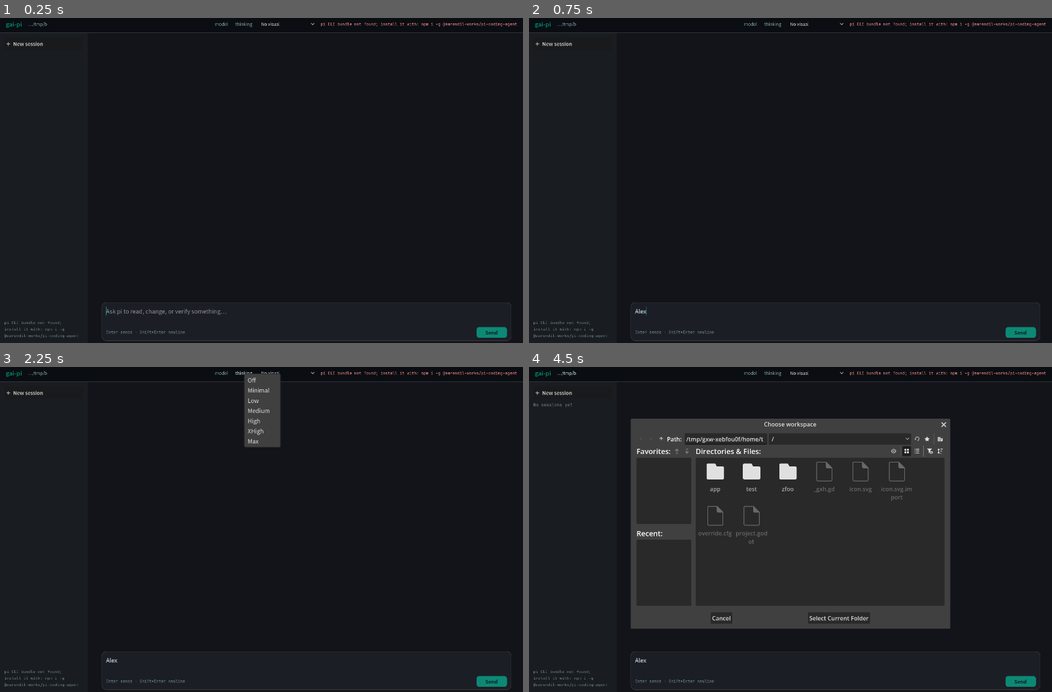
Above: before the commit, frames 1-4 (two rows, left to right).
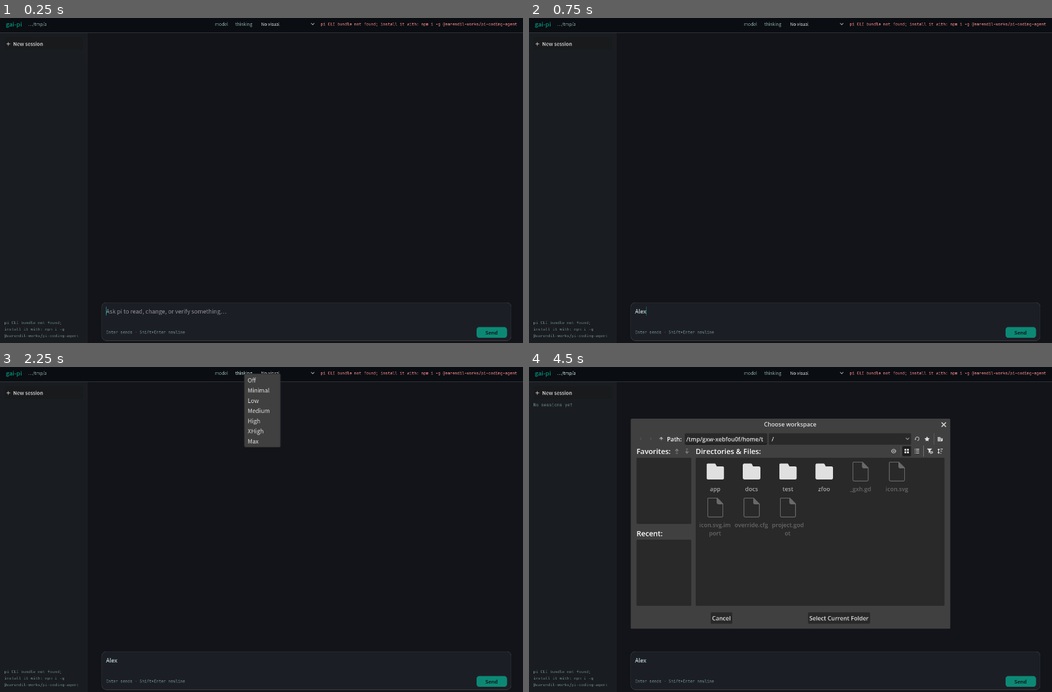
Above: after the commit, the same moments.

Repository: z416946520/gai-pi
Game: Godot game, scene res://app/ui/Main.tscn
Same seed, same stepped clock (60 frames per second), same inputs: the game is played once before the commit and once after it.
Inputs (mouse positions are in pixels of both pictures, inside the frame that each line leads up to):
- Up to frame 1 (0.25 s): no input
- Up to frame 2 (0.75 s): click (837, 317) at 0.52 s; type "Alex" at 0.6 s
- Up to frame 3 (2.25 s): click "model" at 1.25 s; click "thinking" at 2 s
- Up to frame 4 (4.5 s): click "＋ New session" at 2.75 s; click "＋ New session" at 3.5 s; click "…/tmp/b" (after the commit: "…/tmp/a") at 4.25 s

The runs differ from the first frame. In frame 1, less than 0.1% of the frame differs, in the area x 8-9%, y 1-3%; in frame 2, less than 0.1%; in frame 3, less than 0.1%; in frame 4, 0.6%, in the area x 8-74%, y 1-55%.

Commit message:
polish: 菜单自释放、原生目录选择、运行中切会话保护、状态自动消失；加启动脚本与截图

Diff:
--- a/app/ui/Main.gd
+++ b/app/ui/Main.gd
@@ -210,6 +210,7 @@
 	_workspace_dialog.file_mode = FileDialog.FILE_MODE_OPEN_DIR
 	_workspace_dialog.access = FileDialog.ACCESS_FILESYSTEM
 	_workspace_dialog.title = "Choose workspace"
+	_workspace_dialog.use_native_dialog = true
 	_workspace_dialog.dir_selected.connect(on_workspace_selected)
 	add_child(_workspace_dialog)
 	return _top_bar
@@ -633,6 +634,9 @@
 func on_new_session_pressed() -> void:
 	if workspace_host == null:
 		return
+	if workspace_host.is_streaming:
+		show_status("Stop the running turn before starting a new session")
+		return
 	clear_transcript()
 	workspace_host.new_session()
 	refresh_sessions()
@@ -673,7 +677,9 @@
 				workspace_host.set_model(labels[index])
 		)
 		add_child(menu)
-		menu.popup_on_parent(Rect2i(get_global_mouse_position(), Vector2i(1, 1)))
+		menu.popup_hide.connect(menu.queue_free)
+		menu.position = Vector2i(get_global_mouse_position())
+		menu.popup()
 	)
 
 
@@ -688,7 +694,9 @@
 			workspace_host.set_thinking_level(THINKING_LEVELS[index])
 	)
 	add_child(menu)
-	menu.popup_on_parent(Rect2i(get_global_mouse_position(), Vector2i(1, 1)))
+	menu.popup_hide.connect(menu.queue_free)
+	menu.position = Vector2i(get_global_mouse_position())
+	menu.popup()
 
 
 func on_streaming_changed(streaming: bool) -> void:
@@ -752,8 +760,12 @@
 	button.add_theme_stylebox_override("hover", style)
 	button.add_theme_stylebox_override("pressed", style)
 	button.pressed.connect(func() -> void:
-		if workspace_host != null and not path.is_empty():
-			workspace_host.switch_session(path)
+		if workspace_host == null or path.is_empty():
+			return
+		if workspace_host.is_streaming:
+			show_status("Stop the running turn before switching sessions")
+			return
+		workspace_host.switch_session(path)
 	)
 
 	var column := VBoxContainer.new()
@@ -794,9 +806,12 @@
 
 var _error_shown_at: int = 0
 var _error_text: String = StringUtils.EMPTY
+var _status_shown_at: int = 0
 
 
 func _poll_errors() -> void:
+	if _status_label != null and _status_label.visible and _status_shown_at > 0 and Time.get_ticks_msec() - _status_shown_at > 8000:
+		_status_label.visible = false
 	if _error_text.is_empty():
 		return
 	show_status(_error_text)
@@ -808,6 +823,7 @@
 		return
 	_status_label.text = message
 	_status_label.visible = not message.is_empty()
+	_status_shown_at = Time.get_ticks_msec()
 	if _sidebar_status != null and message.begins_with("pi "):
 		_sidebar_status.text = message
 
Binary file added: docs/screenshot-edit.png
Binary file added: docs/screenshot-history.png
Not shown, added: gai-pi.cmd
